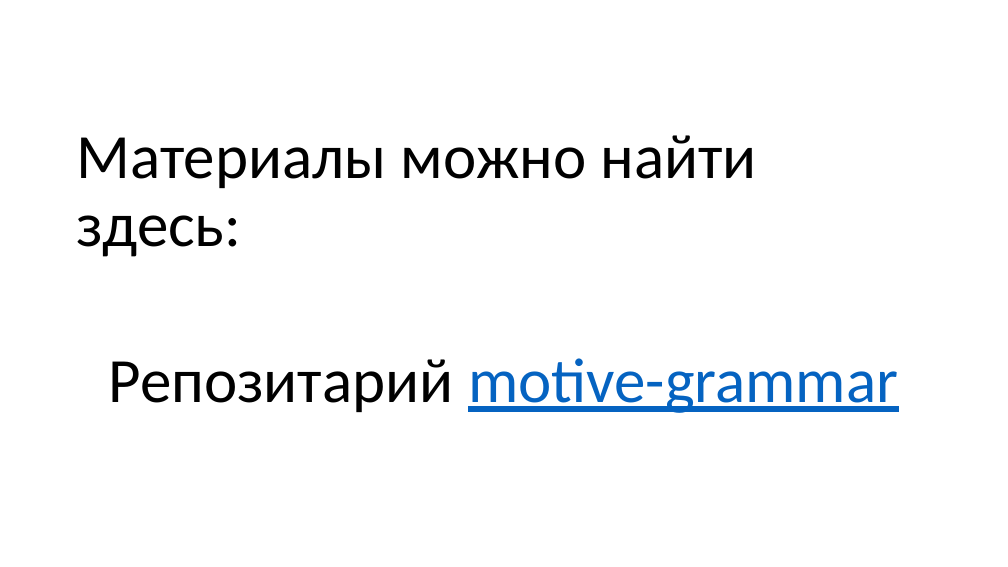
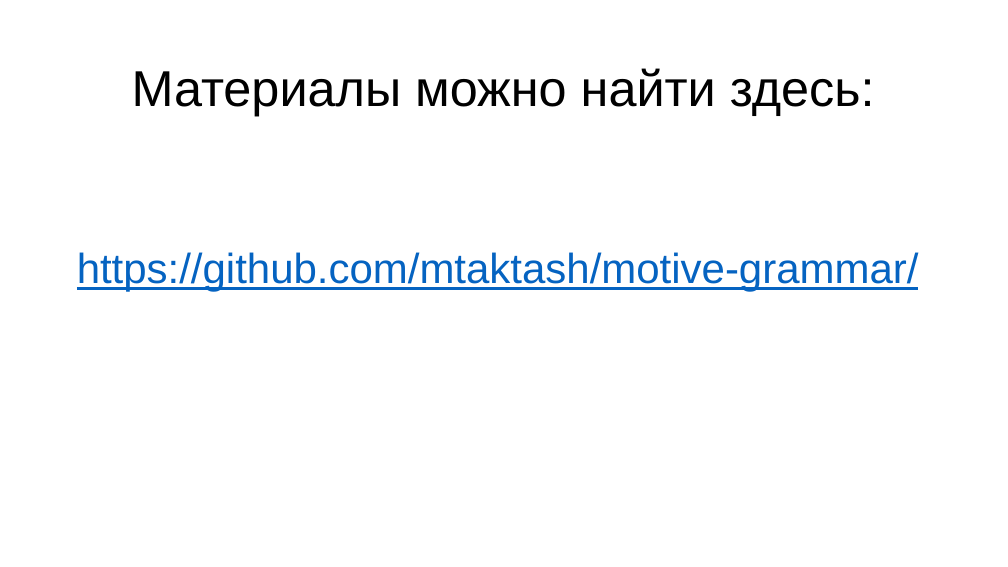
Before and after one commit to mtaktash/motive-grammar, a slide deck: slide 18 of slides/итоги грамматика мотива.pptx (slide 12 before the commit). Drawn at 1008x567 pixels with LibreOffice and Linux fonts; fonts in the diff are those of the drawing. Boxes give left, top, right and bottom in pixels: in the first picture for what was removed or moved away, otherwise in the second. Text is boxed around its words. In the diff, an @@ line names an element or a change of style, - is before the commit and + after.

```diff
--- a/slides/итоги грамматика мотива.pptx
+++ b/slides/итоги грамматика мотива.pptx
@@ title "Материалы можно найти здесь:": place and size @@
-title "Материалы можно найти здесь:" at [76, 135, 757, 257]
+title "Материалы можно найти здесь:" at [132, 68, 875, 116]
@@ title "Материалы можно найти здесь:" at [132, 68, 875, 116]: size 60 to 48 pt, font Calibri to Arial; alignment left to centre @@
@@ text at [77, 252, 919, 292]: text changed; size 60 to 40 pt; font Calibri to Arial @@
-Репозитарий motive-grammar
+https://github.com/mtaktash/motive-grammar/
```
Also in this commit, not shown: 11 other slides changed, 6 slides added, 1 other file.
